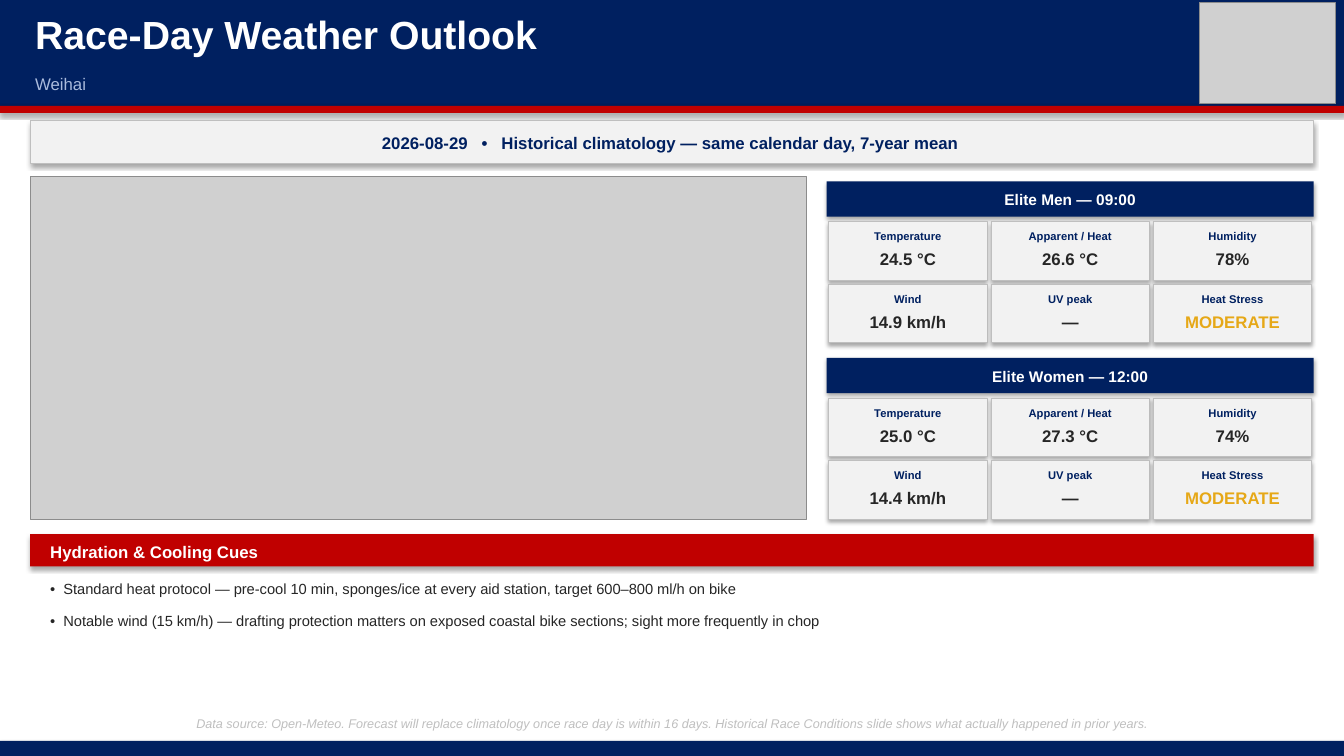
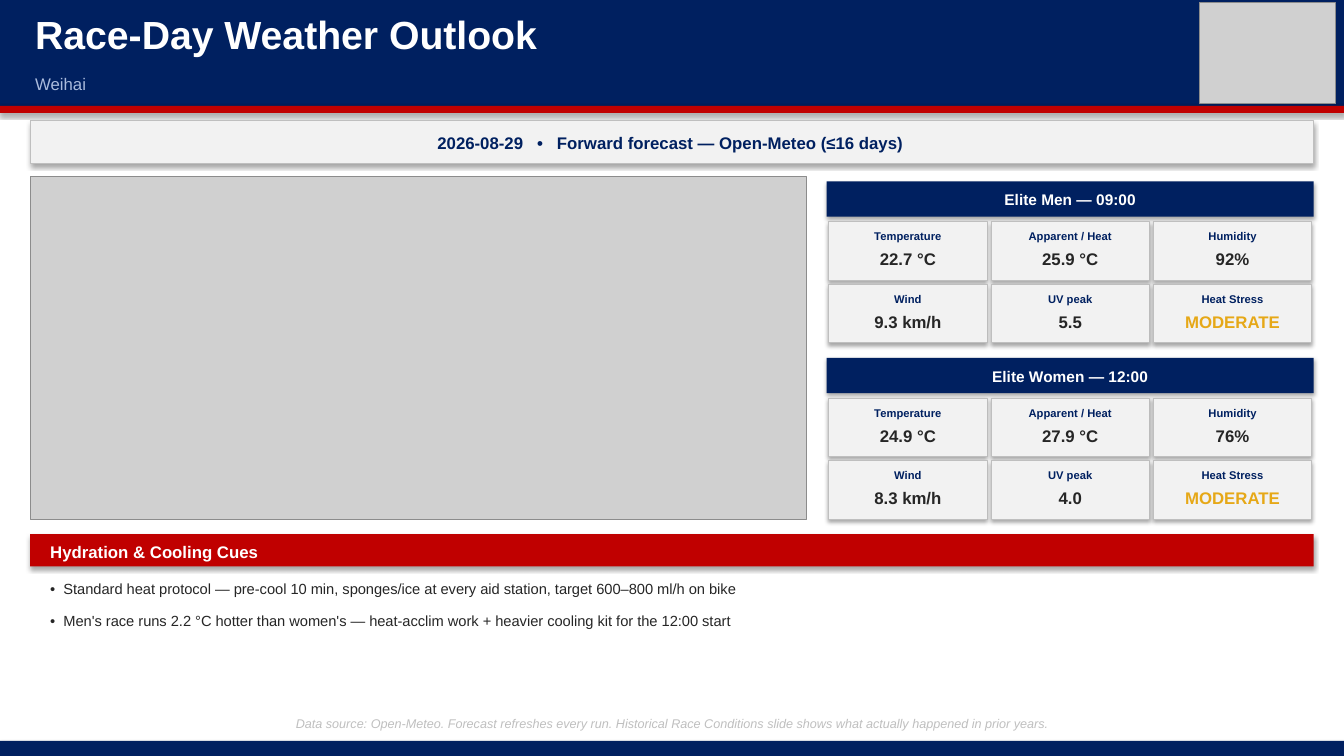
Before and after one commit to jhigh13/triathlon-db, a slide deck: slide 8 of ppt files/Weihai_vDRAFT.pptx. Drawn at 1344x756 pixels with LibreOffice and Linux fonts; fonts in the diff are those of the drawing; grey boxes stand for pictures. Boxes give left, top, right and bottom in pixels: in the first picture for what was removed or moved away, otherwise in the second. Text is boxed around its words. In the diff, an @@ line names an element or a change of style, - is before the commit and + after.

```diff
--- a/ppt files/Weihai_vDRAFT.pptx
+++ b/ppt files/Weihai_vDRAFT.pptx
@@ text at (x1=437, y1=137, x2=903, y2=153): text changed @@
-2026-08-29 • Historical climatology — same calendar day, 7-year mean
+2026-08-29 • Forward forecast — Open-Meteo (≤16 days)
@@ text at (x1=880, y1=253, x2=936, y2=265): text changed @@
-24.5 °C
+22.7 °C
@@ text at (x1=1042, y1=253, x2=1098, y2=265): text changed @@
-26.6 °C
+25.9 °C
@@ text at (x1=1216, y1=253, x2=1250, y2=265): text changed @@
-78%
+92%
@@ text at (x1=874, y1=316, x2=941, y2=329): text changed @@
-14.9 km/h
+9.3 km/h
@@ text at (x1=1059, y1=316, x2=1082, y2=328): text changed @@
-—
+5.5
@@ text at (x1=880, y1=430, x2=936, y2=442): text changed @@
-25.0 °C
+24.9 °C
@@ text at (x1=1042, y1=430, x2=1098, y2=442): text changed @@
-27.3 °C
+27.9 °C
@@ text at (x1=1216, y1=430, x2=1250, y2=442): text changed @@
-74%
+76%
@@ text at (x1=874, y1=492, x2=941, y2=505): text changed @@
-14.4 km/h
+8.3 km/h
@@ text at (x1=1059, y1=492, x2=1082, y2=504): text changed @@
-—
+4.0
@@ text at (x1=63, y1=615, x2=730, y2=629): text changed @@
-• Notable wind (15 km/h) — drafting protection matters on exposed coastal bike sections; sight more frequently in chop
+• Men's race runs 2.2 °C hotter than women's — heat-acclim work + heavier cooling kit for the 12:00 start
@@ text at (x1=296, y1=719, x2=1048, y2=730): text changed @@
-Data source: Open-Meteo. Forecast will replace climatology once race day is within 16 days. Historical Race Conditions slide shows what actually happened in prior years.
+Data source: Open-Meteo. Forecast refreshes every run. Historical Race Conditions slide shows what actually happened in prior years.
```
Also in this commit, not shown: 18 other slides changed, 3 other files.
